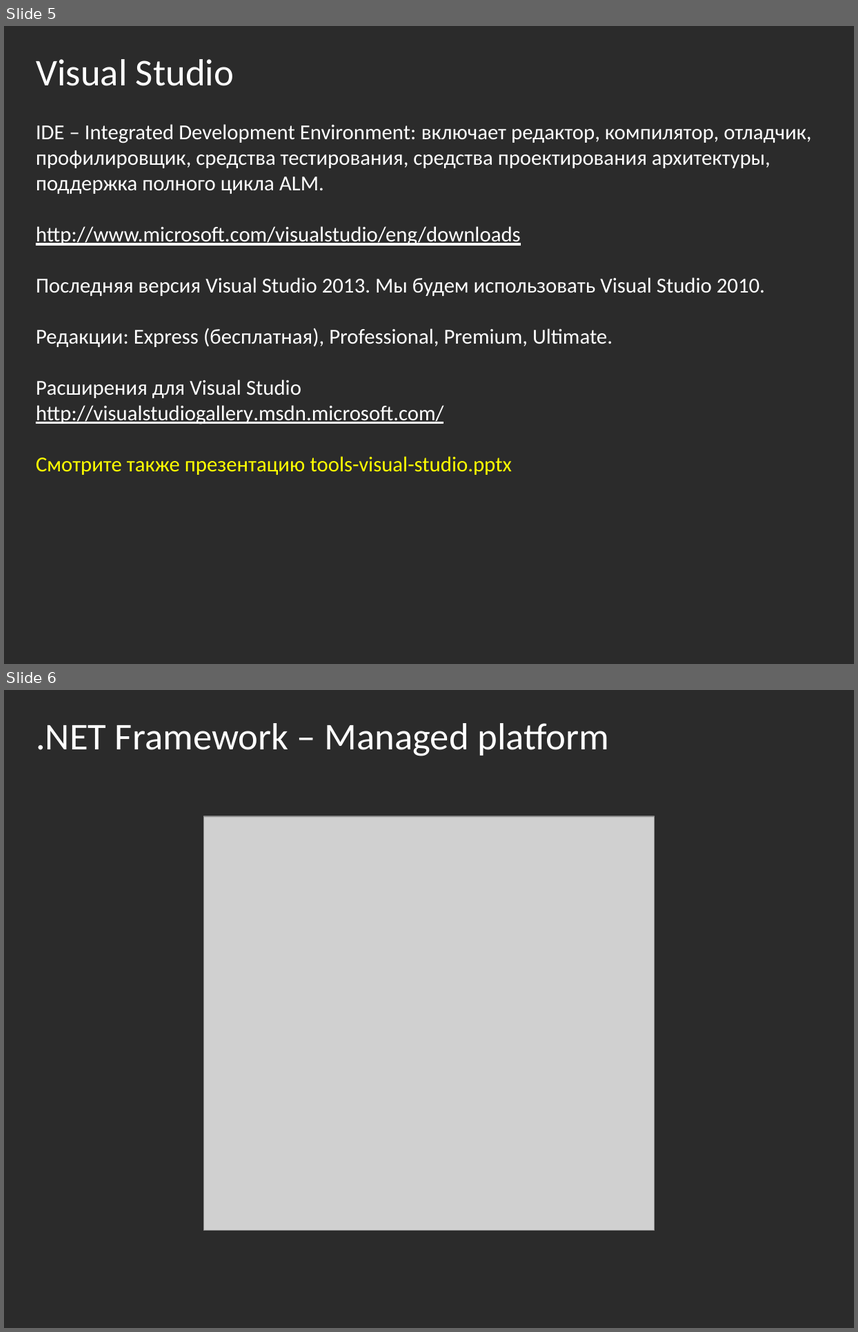
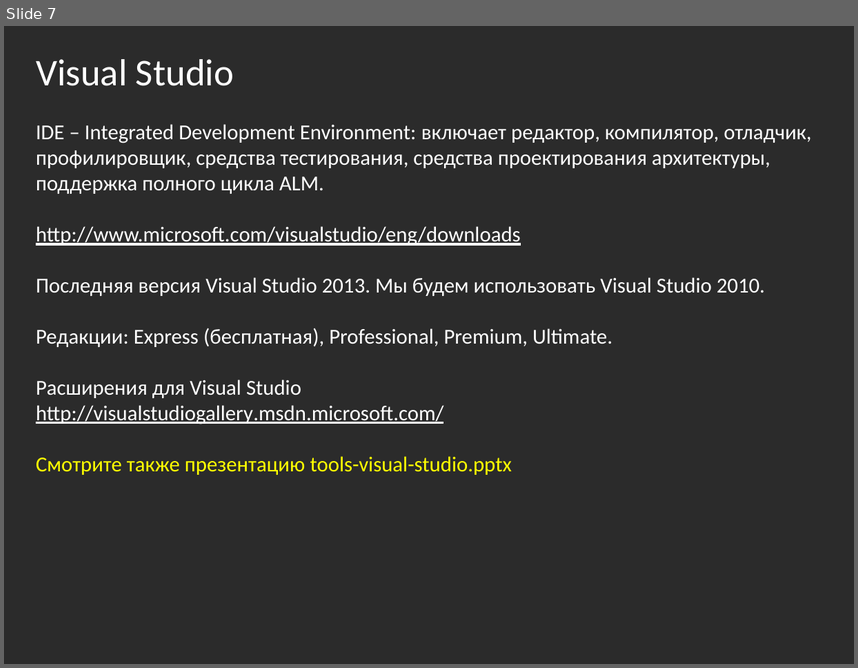
Before and after one commit to bazile/Training, a slide deck: Presentation/lesson-01.pptx. Shown one above the other, each under a label of ours: slides 5 and 6 before the commit, slide 7 after it. The pictures are 858x1332 and 858x668 pixels, drawn with LibreOffice and Linux fonts; fonts in the diff are those of the drawing; grey boxes stand for pictures; background and template pictures are left out; a plain dark background stands for a picture behind light text. Boxes give left, top, right and bottom in pixels: in the first picture for what was removed or moved away, otherwise in the second. Text is boxed around its words. In the diff, an @@ line names an element or a change of style, - is before the commit and + after.

```diff
--- a/Presentation/lesson-01.pptx
+++ b/Presentation/lesson-01.pptx
@@ slide 6 removed at box(4, 690, 854, 1328), background picture (left out) @@
@@ text removed at box(36, 723, 609, 756) @@
-.NET Framework – Managed platform
@@ picture removed at box(204, 817, 654, 1230) @@
@@ what was slide 5 is now slide 7 @@
```
Also in this commit, not shown: 2 slides changed, 2 slides added.
